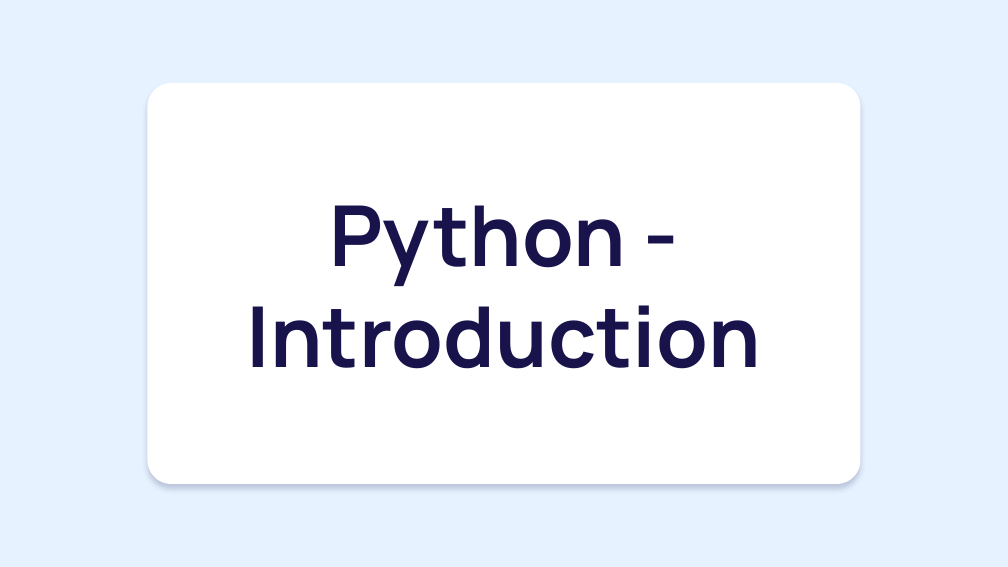
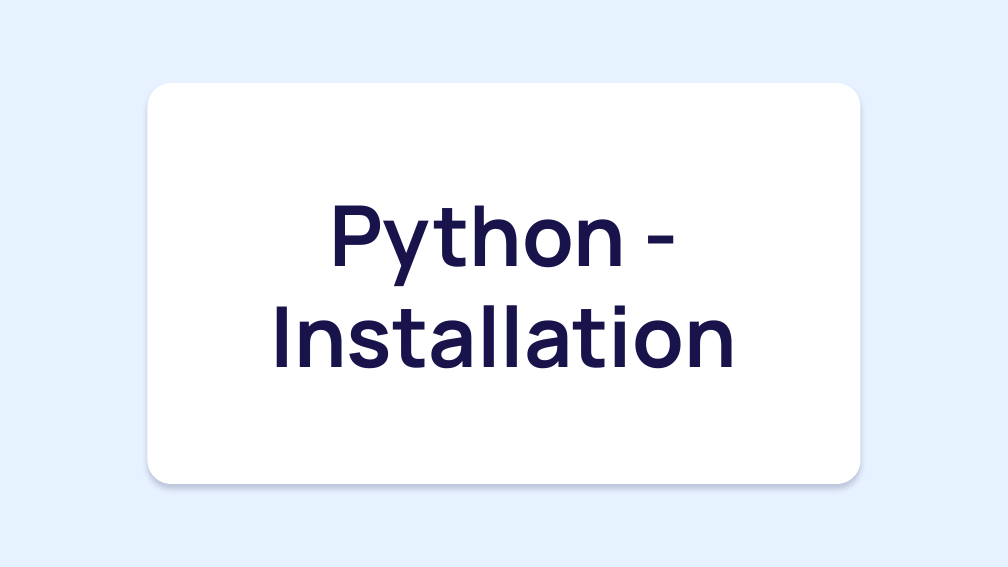
Before and after one commit to The-HiveEd/Notes, a slide deck: slide 1 of Python PPT/PPTs/day_2.pptx. Drawn at 1008x567 pixels with LibreOffice and Linux fonts; fonts in the diff are those of the drawing; background and template pictures are left out. Boxes give left, top, right and bottom in pixels: in the first picture for what was removed or moved away, otherwise in the second. Text is boxed around its words. In the diff, an @@ line names an element or a change of style, - is before the commit and + after.

```diff
--- a/Python PPT/PPTs/day_2.pptx
+++ b/Python PPT/PPTs/day_2.pptx
@@ title at box(271, 205, 737, 369): text changed @@
-Python - Introduction
+Python - Installation
```
Also in this commit, not shown: 4 other slides changed, 3 other files.
